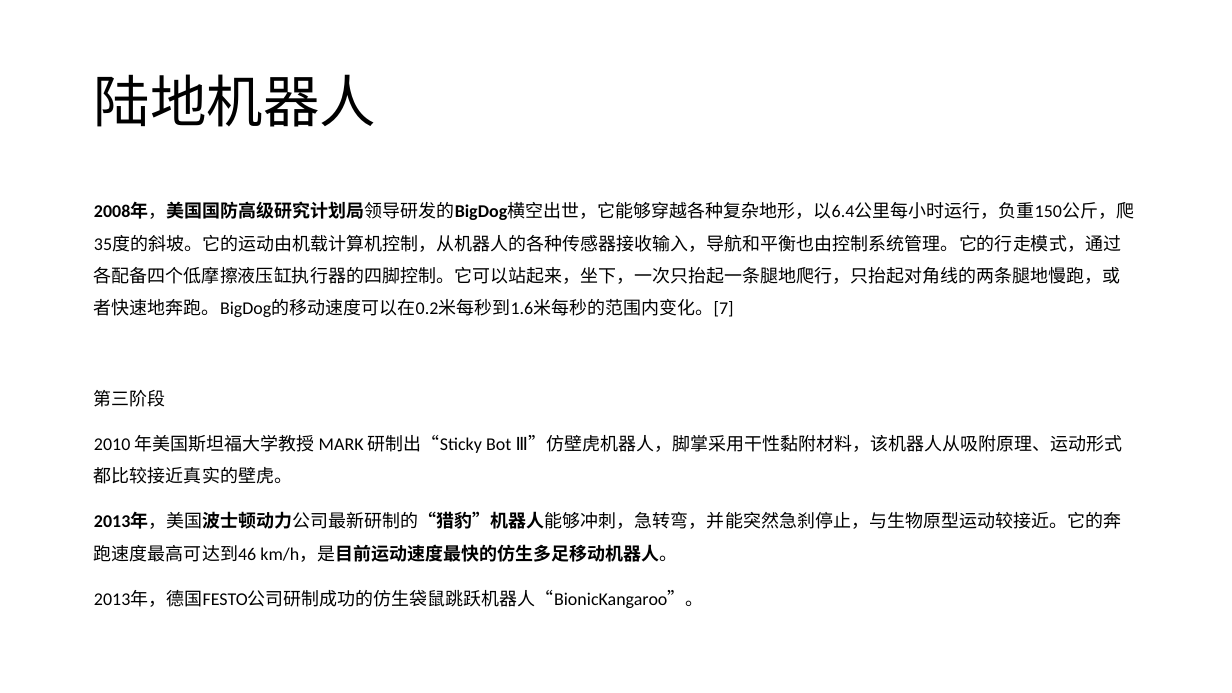
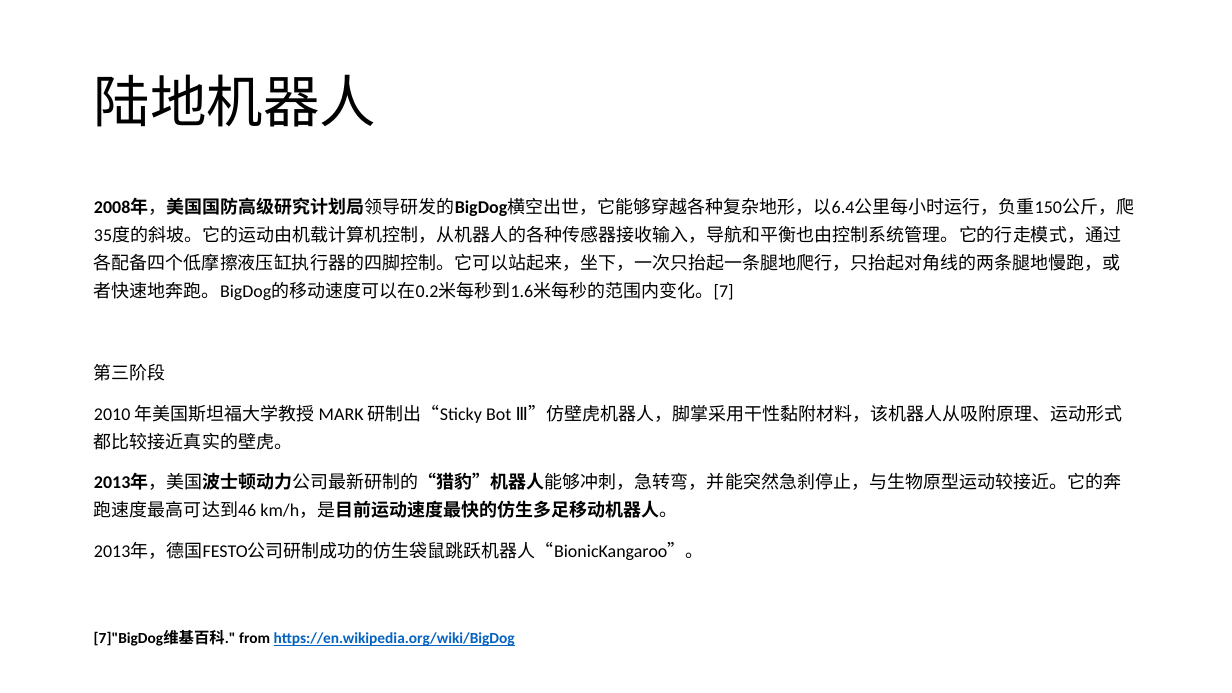
Before and after one commit to LouiValley/Global-Industry-and-Technology-Strategy-2017, a slide deck: slide 10 of weekly_report/group1/第一组第二周-仿生机器人.pptx. Drawn at 1232x693 pixels with LibreOffice and Linux fonts; fonts in the diff are those of the drawing. Boxes give left, top, right and bottom in pixels: in the first picture for what was removed or moved away, otherwise in the second. Text is boxed around its words. In the diff, an @@ line names an element or a change of style, - is before the commit and + after.

```diff
--- a/weekly_report/group1/第一组第二周-仿生机器人.pptx
+++ b/weekly_report/group1/第一组第二周-仿生机器人.pptx
@@ text "2008年，美国国防高级研究计划局领导研发的BigDog横空出世，它能够穿越各种复杂地形，以6.4公里每小时运行，负重1 ..." at [94, 198, 1134, 560]: line spacing 1.5 to 1.3 @@
@@ text added at [94, 630, 515, 646], 12 pt, text #0563C1, bold, underline @@
+[7]"BigDog维基百科." from https://en.wikipedia.org/wiki/BigDog
```
Also in this commit, not shown: 9 other slides changed, 1 slide added.
